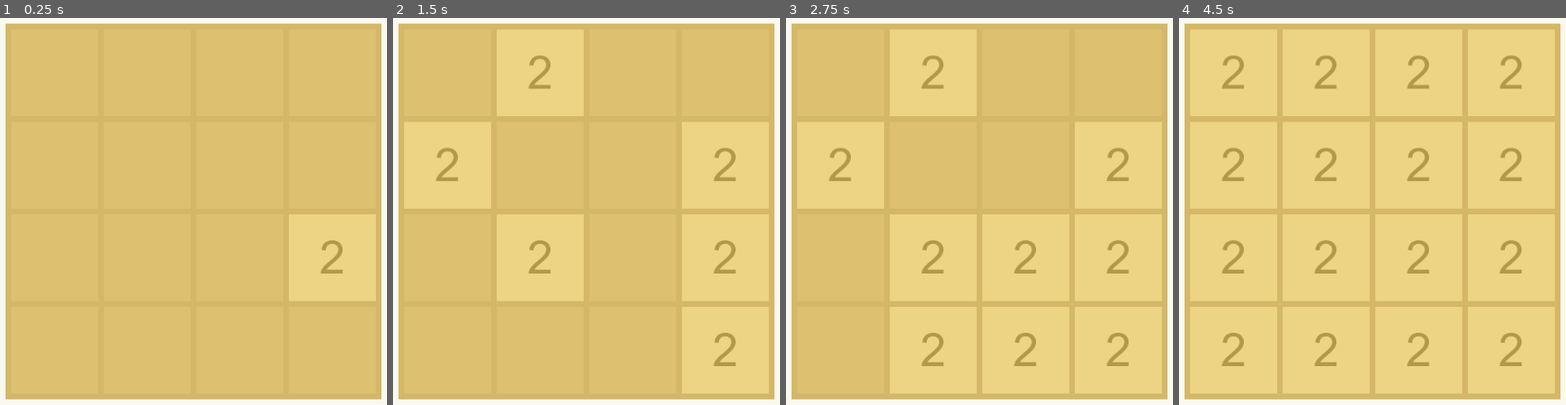
Above: before the commit, frames 1-4 (left to right).
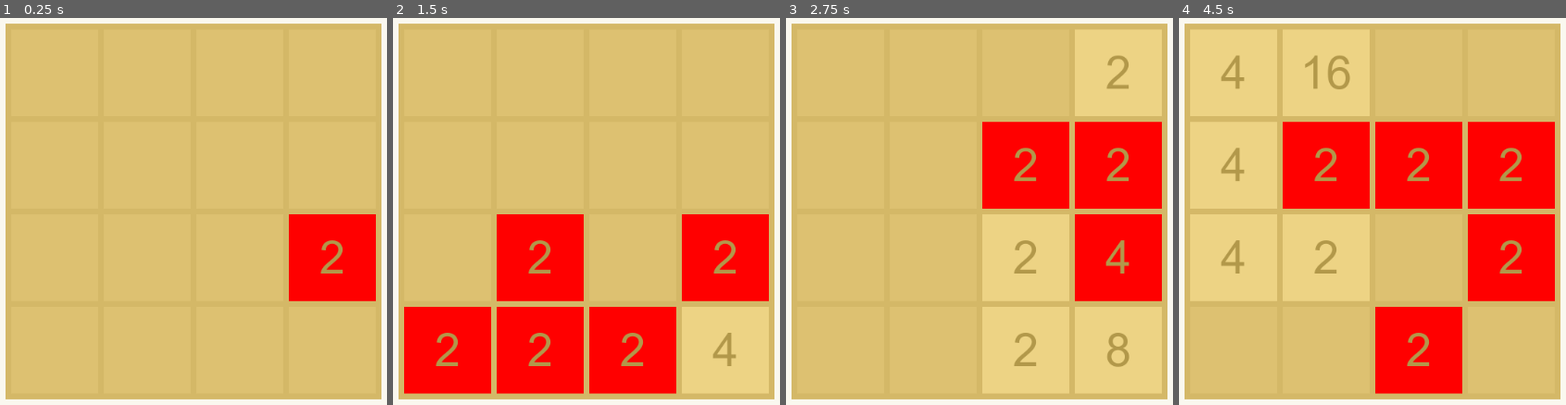
Above: after the commit, the same moments.

Repository: Igor20099/2048
Game: Godot game, scene res://scenes/main.tscn
The game is run twice, just before and just after one commit, with the same random seed, the same clock (stepped at 60 frames per second) and the same inputs.
Inputs:
- Up to frame 1 (0.25 s): no input
- Up to frame 2 (1.5 s): tap Enter (ui_accept) at 0.5, 0.6, 0.77, 1.07, 1.35 s; hold Right (ui_right) 0.53-1.28 s; hold Down (ui_down) from 1.28 s (still down)
- Up to frame 3 (2.75 s): tap Enter (ui_accept) at 1.52, 1.82, 2.1 s; release Down (ui_down) at 2.03 s; hold Right (ui_right) from 2.03 s (still down)
- Up to frame 4 (4.5 s): release Right (ui_right) at 2.78 s; hold Up (ui_up) 2.78-3.53 s; tap Enter (ui_accept) at 2.85, 3.02, 3.32, 3.6, 3.77, 4.07, 4.35 s; hold Left (ui_left) from 3.53 s (still down)

The runs differ from the first frame. In frame 1, 4.9% of the frame differs, in the area x 74-98%, y 50-74%; in frame 2, 26%; in frame 3, 16%; in frame 4, 27%, in the area x 11-98%, y 9-98%.

Commit message:
add move number cell

Diff:
--- a/scripts/main.gd
+++ b/scripts/main.gd
@@ -4,7 +4,7 @@
 var cells
 var rows
 var cols
-
+var is_move = false
 var opened_numbers = 0
 var number_cell_preload
 var rng = RandomNumberGenerator.new()
@@ -29,16 +29,22 @@
 	if opened_numbers == 16:
 		return
 	var number_cell = number_cell_preload.instance()
+	var color = number_cell.get_child(0).color
+
 	rng.randomize()
 	var i = rng.randi_range(0,cells.size() - 1)
 	while cells[i].get_child_count() > 0:
 		 i = rng.randi_range(0,cells.size() - 1)
 	cells[i].add_child(number_cell)
+	number_cell.get_child(0).color = Color.red
+	yield(get_tree().create_timer(1),"timeout")
+	number_cell.get_child(0).color = color
 	opened_numbers +=1
 	print(opened_numbers)
 
 func move_numbers():
 	if Input.is_action_just_pressed("ui_left"):
+		print('work')
 		for row in rows:
 			for i in range(row.size()):
 				if i == 0:
@@ -49,10 +55,120 @@
 						var child = row[i-count].get_child(0)
 						row[i-count].remove_child(child)
 						row[i-1 - count].add_child(child)
+						is_move = true
+					elif row[i - count].get_child_count() > 0 and row[i - count - 1].get_child_count() > 0:
+						var labelOne = row[i - count].get_child(0).get_child(0).get_child(0)
+						var labelTwo = row[i - count - 1].get_child(0).get_child(0).get_child(0)
+						if (labelOne.text == labelTwo.text):
+							var number = int(labelOne.text) * 2
+							labelOne.text = str(number)
+							var child = row[i-count].get_child(0)
+							var child2 = row[i-count - 1].get_child(0)
+							row[i-count].remove_child(child)
+							row[i-1 - count].remove_child(child2)
+							row[i-1 - count].add_child(child)
+							opened_numbers -=1
+							is_move = true
 					count +=1
-
-
-
+		if is_move:
+			generate_number_cell()
+			is_move = false
+	elif Input.is_action_just_pressed("ui_right"):
+		print('work')
+		for row in rows:
+			var temp_row = []
+			for i in range(row.size() - 1,-1,-1):
+				temp_row.append(row[i])
+			for i in range(temp_row.size()):
+				if i == 0:
+					continue
+				var count = 0
+				while count < i:
+					if temp_row[i - count].get_child_count() > 0 and temp_row[i - count - 1].get_child_count() < 1:
+						var child = temp_row[i-count].get_child(0)
+						temp_row[i-count].remove_child(child)
+						temp_row[i-1 - count].add_child(child)
+						is_move = true
+					elif temp_row[i - count].get_child_count() > 0 and temp_row[i - count - 1].get_child_count() > 0:
+						var labelOne = temp_row[i - count].get_child(0).get_child(0).get_child(0)
+						var labelTwo = temp_row[i - count - 1].get_child(0).get_child(0).get_child(0)
+						if (labelOne.text == labelTwo.text):
+							var number = int(labelOne.text) * 2
+							labelOne.text = str(number)
+							var child = temp_row[i-count].get_child(0)
+							var child2 = temp_row[i-count - 1].get_child(0)
+							temp_row[i-count].remove_child(child)
+							temp_row[i-1 - count].remove_child(child2)
+							temp_row[i-1 - count].add_child(child)
+							opened_numbers -=1
+							is_move = true
+					count +=1
+		if is_move:
+			generate_number_cell()
+			is_move = false
+	elif Input.is_action_just_pressed("ui_up"):
+		print('work')
+		for col in cols:
+			for i in range(col.size()):
+				if i == 0:
+					continue
+				var count = 0
+				while count < i:
+					if col[i - count].get_child_count() > 0 and col[i - count - 1].get_child_count() < 1:
+						var child = col[i-count].get_child(0)
+						col[i-count].remove_child(child)
+						col[i-1 - count].add_child(child)
+						is_move = true
+					elif col[i - count].get_child_count() > 0 and col[i - count - 1].get_child_count() > 0:
+						var labelOne = col[i - count].get_child(0).get_child(0).get_child(0)
+						var labelTwo = col[i - count - 1].get_child(0).get_child(0).get_child(0)
+						if (labelOne.text == labelTwo.text):
+							var number = int(labelOne.text) * 2
+							labelOne.text = str(number)
+							var child = col[i-count].get_child(0)
+							var child2 = col[i-count - 1].get_child(0)
+							col[i-count].remove_child(child)
+							col[i-1 - count].remove_child(child2)
+							col[i-1 - count].add_child(child)
+							opened_numbers -=1
+							is_move = true
+					count +=1
+		if is_move:
+			generate_number_cell()
+			is_move = false
+	elif Input.is_action_just_pressed("ui_down"):
+		print('work')
+		for col in cols:
+			var temp_col = []
+			for i in range(col.size() - 1,-1,-1):
+				temp_col.append(col[i])
+			for i in range(temp_col.size()):
+				if i == 0:
+					continue
+				var count = 0
+				while count < i:
+					if temp_col[i - count].get_child_count() > 0 and temp_col[i - count - 1].get_child_count() < 1:
+						var child = temp_col[i-count].get_child(0)
+						temp_col[i-count].remove_child(child)
+						temp_col[i-1 - count].add_child(child)
+						is_move = true
+					elif temp_col[i - count].get_child_count() > 0 and temp_col[i - count - 1].get_child_count() > 0:
+						var labelOne = temp_col[i - count].get_child(0).get_child(0).get_child(0)
+						var labelTwo = temp_col[i - count - 1].get_child(0).get_child(0).get_child(0)
+						if (labelOne.text == labelTwo.text):
+							var number = int(labelOne.text) * 2
+							labelOne.text = str(number)
+							var child = temp_col[i-count].get_child(0)
+							var child2 = temp_col[i-count - 1].get_child(0)
+							temp_col[i-count].remove_child(child)
+							temp_col[i-1 - count].remove_child(child2)
+							temp_col[i-1 - count].add_child(child)
+							opened_numbers -=1
+							is_move = true
+					count +=1
+		if is_move:
+			generate_number_cell()
+			is_move = false
 func _process(delta):
 		if Input.is_action_just_pressed("ui_accept"):
 			generate_number_cell()
